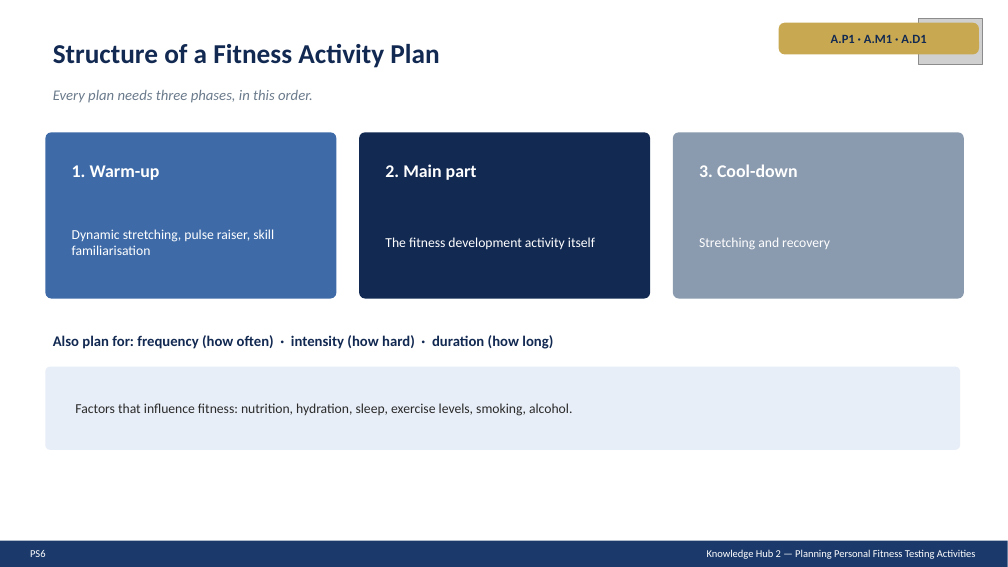
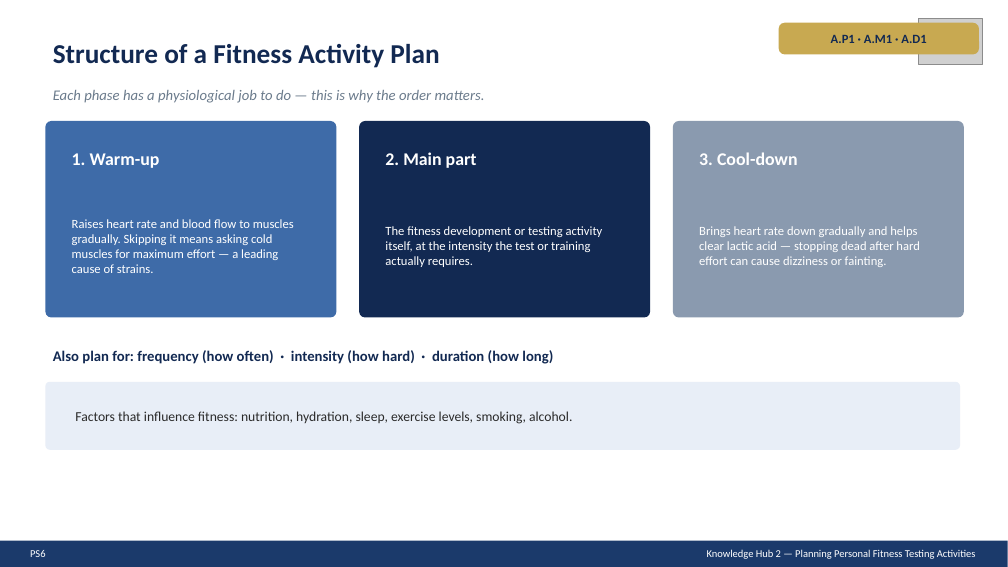
Before and after one commit to JJ2026Outdoor/ACOutdoorEd, a slide deck: slide 6 of PS6TakingPartFitnessTestingSlides.pptx (slide 5 before the commit). Drawn at 1008x567 pixels with LibreOffice and Linux fonts; fonts in the diff are those of the drawing; grey boxes stand for pictures. Boxes give left, top, right and bottom in pixels: in the first picture for what was removed or moved away, otherwise in the second. Text is boxed around its words. In the diff, an @@ line names an element or a change of style, - is before the commit and + after.

```diff
--- a/PS6TakingPartFitnessTestingSlides.pptx
+++ b/PS6TakingPartFitnessTestingSlides.pptx
@@ text at <box>53,90,485,103</box>: text changed @@
-Every plan needs three phases, in this order.
+Each phase has a physiological job to do — this is why the order matters.
@@ rounded rectangle: place and size @@
-rounded rectangle at <box>45,132,337,299</box>
+rounded rectangle at <box>45,121,337,318</box>
@@ rounded rectangle: place and size @@
-rounded rectangle at <box>359,132,650,299</box>
+rounded rectangle at <box>359,121,650,318</box>
@@ proportions changed in 4 elements at <box>45,382,960,450</box>, <box>45,121,337,318</box>, <box>359,121,650,318</box>, <box>673,121,964,318</box> @@
@@ rounded rectangle: place and size @@
-rounded rectangle at <box>673,132,964,299</box>
+rounded rectangle at <box>673,121,964,318</box>
@@ 3 texts: place and size @@
-3 texts at <box>72,164,798,180</box>
+3 texts at <box>72,152,798,168</box>
@@ text at <box>72,219,294,273</box>: text changed; size 13 to 12 pt @@
-Dynamic stretching, pulse raiser, skill familiarisation
+Raises heart rate and blood flow to muscles gradually. Skipping it means asking cold muscles for maximum effort — a leading cause of strains.
@@ text at <box>385,226,603,267</box>: text changed; size 13 to 12 pt @@
-The fitness development activity itself
+The fitness development or testing activity itself, at the intensity the test or training actually requires.
@@ text at <box>699,226,919,267</box>: text changed; size 13 to 12 pt @@
-Stretching and recovery
+Brings heart rate down gradually and helps clear lactic acid — stopping dead after hard effort can cause dizziness or fainting.
@@ text "Also plan for: frequency (how ...": place and size @@
-text "Also plan for: frequency (how ..." at <box>53,335,553,349</box>
+text "Also plan for: frequency (how ..." at <box>53,350,553,364</box>
@@ rounded rectangle: place and size @@
-rounded rectangle at <box>45,367,960,450</box>
+rounded rectangle at <box>45,382,960,450</box>
@@ text "Factors that influence fitness: nutrition, ...": place and size @@
-text "Factors that influence fitness: nutrition, ..." at <box>75,403,572,416</box>
+text "Factors that influence fitness: nutrition, ..." at <box>75,411,572,424</box>
```
Also in this commit, not shown: 2 other slides changed, 3 slides added, 2 other files.
